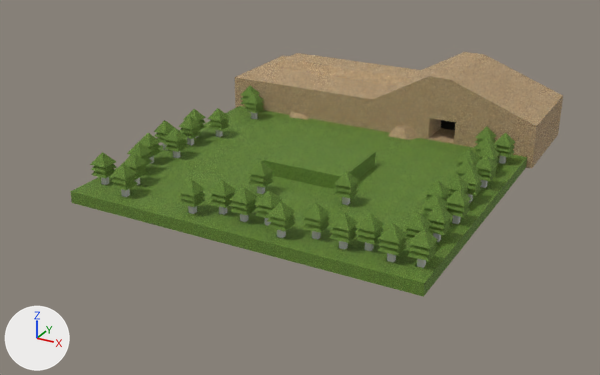
Before and after pictures for a commit that changed the FBX model Game/Assets/modelData/Sougen/Sougen_1_1.fbx.
One viewpoint serves both versions: a 50 mm lens placed at (7.71, -15.1, 7.11), pointed at (-0.36, -0.42, -0.23). Every picture has the same lights, and +X, +Y and +Z are marked at lower left. Where no turn or scale is listed for an object, it has been applied to the vertices.

Before the edit, the objects in view are built like this:
```python
me_mesh = bpy.data.meshes.new('Mesh')
me_mesh.from_pydata(...)  # a box spanning x -150.0..150.0, y -150.0..150.0, z 0.0..10.0
me_mesh.materials.append(mat_ground)
me_mesh_002 = bpy.data.meshes.new('Mesh.002')
me_mesh_002.from_pydata(...)  # 8 vertices, 12 faces; spans x -1.9..2.01, y -1.27..1.27, z 0.0..0.76
me_mesh_002.materials.append(mat_ground_002)
me_mesh_003 = bpy.data.meshes.new('Mesh.003')
me_mesh_003.from_pydata(...)  # 24 vertices, 44 faces; spans x -3.94..3.94, y -1.27..1.27, z 0.0..1.23
me_mesh_003.materials.append(mat_ground_002)
ob_box001 = bpy.data.objects.new('Box001', me_mesh)
ob_box001.location = (0.0, 0.0, 0.0)
ob_box001.scale = (0.0254, 0.0254, 0.0254)
ob_box004 = bpy.data.objects.new('Box004', me_mesh_002)
ob_box004.location = (1.9, 3.81, 1.02)
ob_box006 = bpy.data.objects.new('Box006', me_mesh_003)
ob_box006.location = (0.0, 3.81, 0.0)
# also in view: 'Box002' at (0.08, -0.34, 0.41)
```
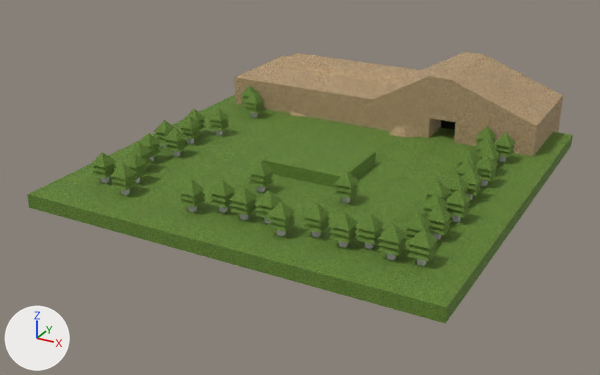
Pixel boxes [x1, y1, x2, y2] of what changed, in the pictures (600 x 375 px):
'Box001', rescaled (19% wider, 20% taller): before [70, 106, 527, 297]; after [27, 95, 573, 324]

The change, as a diff of the scene's bpy script:
```diff
--- a/Game/Assets/modelData/Sougen/Sougen_1_1.fbx.py
+++ b/Game/Assets/modelData/Sougen/Sougen_1_1.fbx.py
@@ ob_box001 @@
 ob_box001.location = (0.0, 0.0, 0.0)
-ob_box001.scale = (0.0254, 0.0254, 0.0254)
+ob_box001.scale = (0.0293, 0.0293, 0.0293)
```
